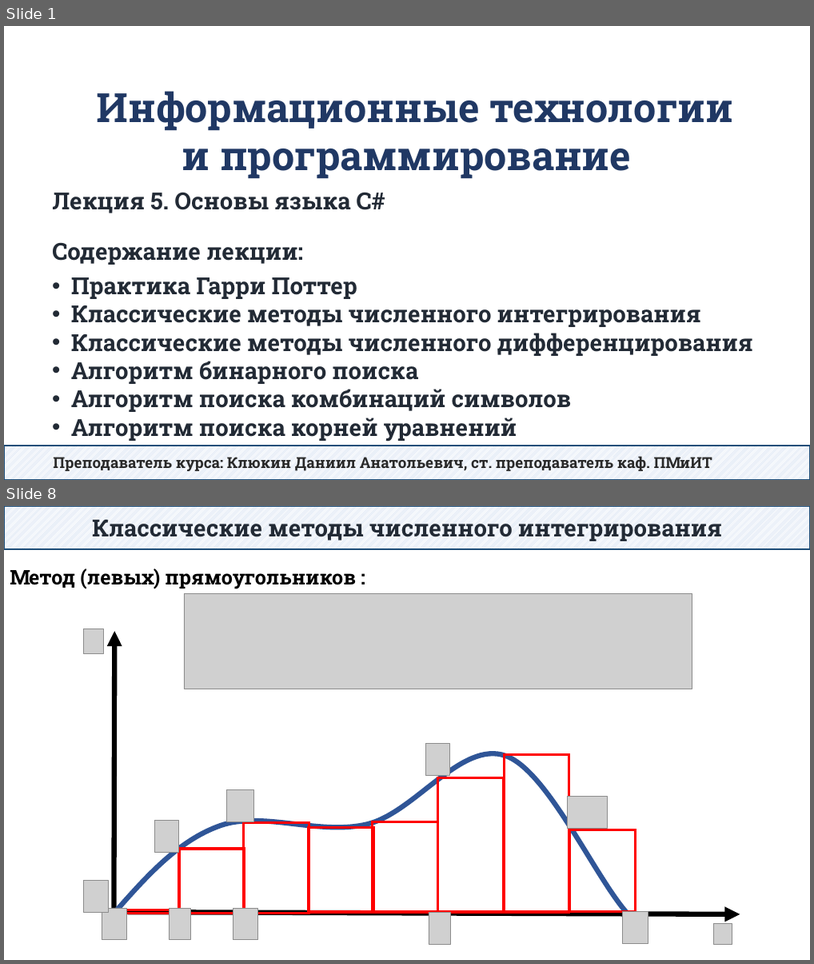
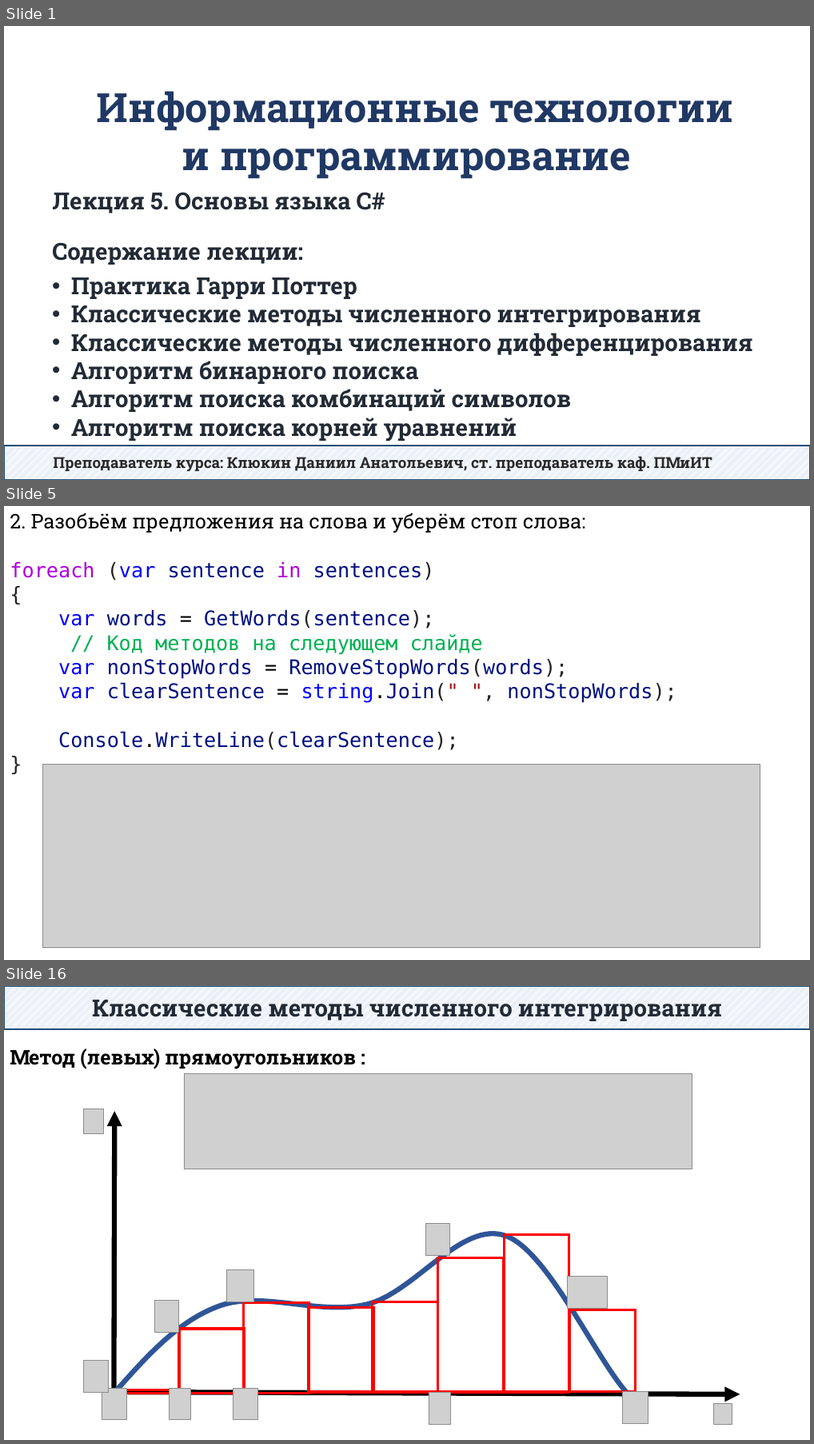
Before and after one commit to DaniilKlyukin/ITiP-1, a slide deck: Лекции/ИТиП лек 5.pptx. Shown one above the other, each under a label of ours: slides 1 and 8 before the commit, slides 1, 5 and 16 after it; the slides between them are not shown. The pictures are 814x964 and 814x1444 pixels, drawn with LibreOffice and Linux fonts; fonts in the diff are those of the drawing; grey boxes stand for pictures. Boxes give left, top, right and bottom in pixels: in the first picture for what was removed or moved away, otherwise in the second. Text is boxed around its words. In the diff, an @@ line names an element or a change of style, - is before the commit and + after.

```diff
--- a/Лекции/ИТиП лек 5.pptx
+++ b/Лекции/ИТиП лек 5.pptx
@@ slide 5 added at [4, 506, 810, 960], background #FFFFFF @@
@@ text added at [10, 513, 677, 750], 24 pt, text #001080 @@
+2. Разобьём предложения на слова и уберём стоп слова:
+foreach (var sentence in sentences)
+{
+var words = GetWords(sentence);
+// Код методов на следующем слайде
+var nonStopWords = RemoveStopWords(words);
+var clearSentence = string.Join(" ", nonStopWords);
+Console.WriteLine(clearSentence);
+}
@@ picture added at [42, 764, 761, 947] @@
@@ what was slide 8 is now slide 16 @@
```
Also in this commit, not shown: 2 slides changed, 11 other slides added, 4 slides removed, 12 other files.
